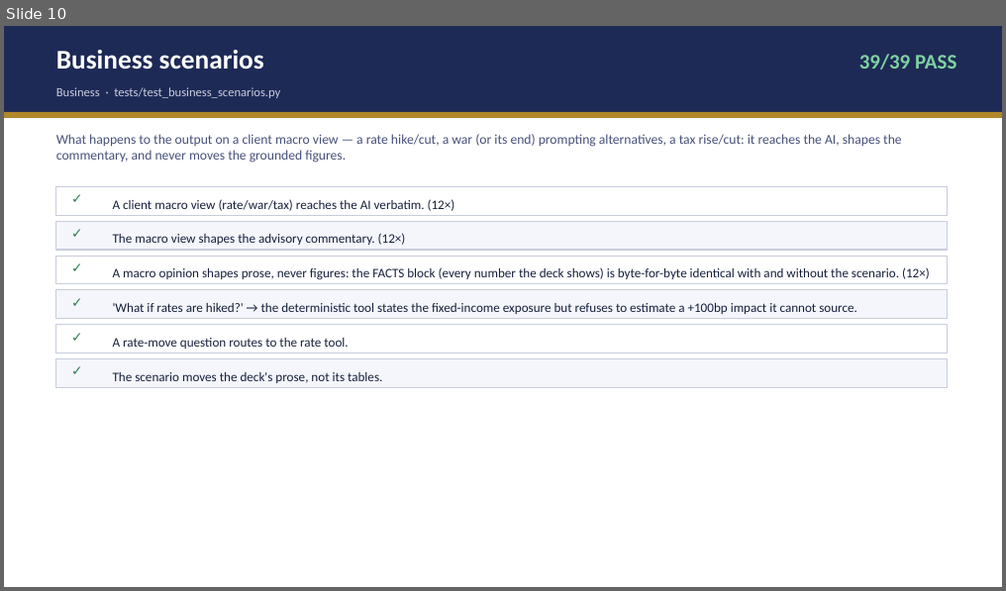
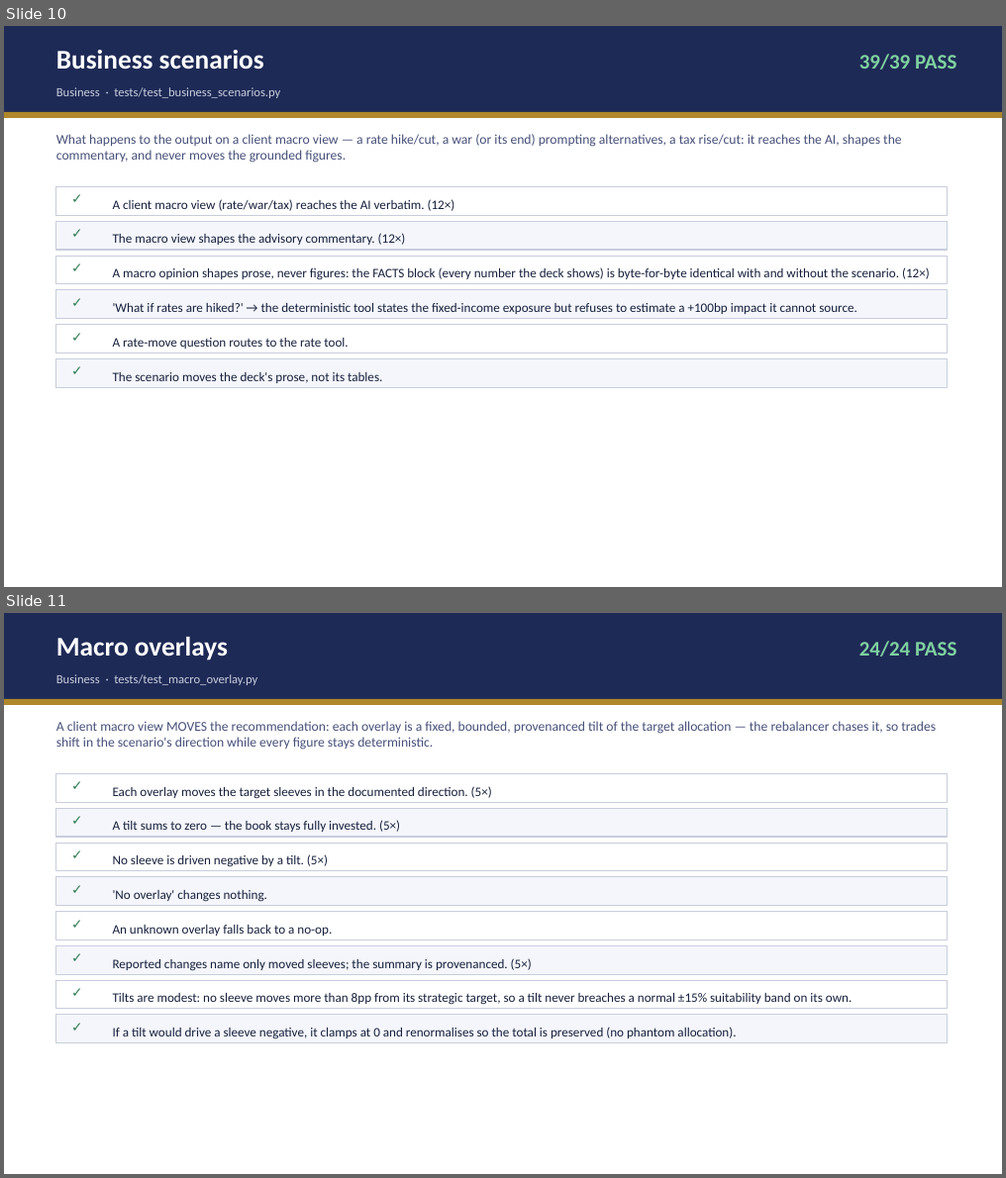
Before and after one commit to desmond108/family-office-copilot, a slide deck: Meridian_Copilot_Test_Report_v10.pptx. Shown one above the other, each under a label of ours: slide 10 before the commit, slides 10 and 11 after it. The pictures are 1006x591 and 1006x1178 pixels, drawn with LibreOffice and Linux fonts; fonts in the diff are those of the drawing. Boxes give left, top, right and bottom in pixels: in the first picture for what was removed or moved away, otherwise in the second. Text is boxed around its words. In the diff, an @@ line names an element or a change of style, - is before the commit and + after.

```diff
--- a/Meridian_Copilot_Test_Report_v10.pptx
+++ b/Meridian_Copilot_Test_Report_v10.pptx
@@ slide 11 added at box(4, 613, 1002, 1174), background #FFFFFF @@
@@ rectangle added at box(4, 613, 1002, 699), fill #1E2A56 @@
@@ text added at box(56, 637, 228, 661), 26 pt, text #FFFFFF, bold @@
+Macro overlays
@@ text added at box(859, 641, 956, 657), 20 pt, text #7FD1A0, bold @@
+24/24 PASS
@@ rectangle added at box(4, 699, 1002, 705), fill #B0872A @@
@@ text added at box(56, 674, 257, 685), 12 pt, text #C8CDDD @@
+Business · tests/test_macro_overlay.py
@@ text added at box(56, 721, 936, 750), 13 pt, text #47517A @@
+A client macro view MOVES the recommendation: each overlay is a fixed, bounded, provenanced tilt of the target allocation — the rebalancer chases it, so trades shift in the scenario's direction while every figure stays deterministic.
@@ rectangle added at box(56, 774, 947, 802), fill #FFFFFF, outline #C8CDDD 1 pt @@
@@ text added at box(71, 777, 109, 800), 13 pt, text #2E7D52, bold @@
+✓
@@ text added at box(113, 786, 492, 799), 12.5 pt, text #16203C @@
+Each overlay moves the target sleeves in the documented direction. (5×)
@@ rectangle added at box(56, 808, 947, 837), fill #F4F6FB, outline #C8CDDD 1 pt @@
@@ text added at box(71, 812, 109, 835), 13 pt, text #2E7D52, bold @@
+✓
@@ text added at box(113, 820, 400, 832), 12.5 pt, text #16203C @@
+A tilt sums to zero — the book stays fully invested. (5×)
@@ rectangle added at box(56, 843, 947, 871), fill #FFFFFF, outline #C8CDDD 1 pt @@
@@ text added at box(71, 847, 109, 869), 13 pt, text #2E7D52, bold @@
+✓
@@ rectangle added at box(56, 877, 947, 906), fill #F4F6FB, outline #C8CDDD 1 pt @@
@@ text added at box(113, 855, 328, 867), 12.5 pt, text #16203C @@
+No sleeve is driven negative by a tilt. (5×)
@@ text added at box(71, 881, 109, 903), 13 pt, text #2E7D52, bold @@
+✓
@@ text added at box(113, 890, 267, 902), 12.5 pt, text #16203C @@
+'No overlay' changes nothing.
@@ rectangle added at box(56, 912, 947, 940), fill #FFFFFF, outline #C8CDDD 1 pt @@
@@ text added at box(71, 916, 109, 938), 13 pt, text #2E7D52, bold @@
+✓
@@ text added at box(113, 925, 332, 936), 12.5 pt, text #16203C @@
+An unknown overlay falls back to a no-op.
@@ rectangle added at box(56, 947, 947, 974), fill #F4F6FB, outline #C8CDDD 1 pt @@
@@ text added at box(71, 950, 109, 972), 13 pt, text #2E7D52, bold @@
+✓
@@ text added at box(113, 959, 532, 971), 12.5 pt, text #16203C @@
+Reported changes name only moved sleeves; the summary is provenanced. (5×)
@@ rectangle added at box(56, 980, 947, 1009), fill #FFFFFF, outline #C8CDDD 1 pt @@
@@ text added at box(71, 984, 109, 1007), 13 pt, text #2E7D52, bold @@
+✓
@@ text added at box(113, 993, 851, 1005), 12.5 pt, text #16203C @@
+Tilts are modest: no sleeve moves more than 8pp from its strategic target, so a tilt never breaches a normal ±15% suitability band on its own.
@@ rectangle added at box(56, 1015, 947, 1044), fill #F4F6FB, outline #C8CDDD 1 pt @@
@@ text added at box(71, 1019, 109, 1042), 13 pt, text #2E7D52, bold @@
+✓
@@ text added at box(113, 1027, 736, 1040), 12.5 pt, text #16203C @@
+If a tilt would drive a sleeve negative, it clamps at 0 and renormalises so the total is preserved (no phantom allocation).
```
Also in this commit, not shown: 4 slides changed, 19 other files.
